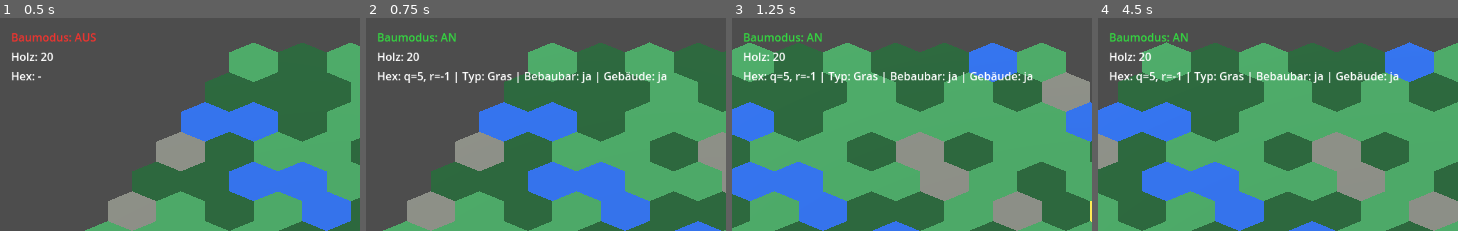
Above: before the commit, frames 1-4 (left to right).
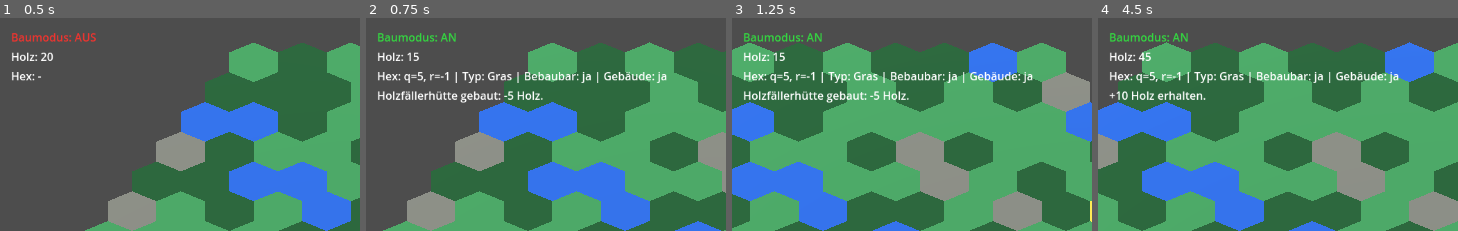
Above: after the commit, the same moments.

Repository: Ranu4922/CodexGame
Game: Godot game, scene res://scenes/Main.tscn
Same seed, same stepped clock (60 frames per second), same inputs: the game is played once before the commit and once after it.
Inputs (mouse positions are % of the whole screen's width and height, from its top left):
- Up to frame 1 (0.5 s): no input
- Up to frame 2 (0.75 s): tap Enter at 0.5 s; move the mouse to (80, 47) at 0.52 s; hold D from 0.53 s (still down); tap B at 0.6 s; click (80, 47) at 0.67 s
- Up to frame 3 (1.25 s): keep holding D
- Up to frame 4 (4.5 s): move the mouse to (33, 58) at 1.27 s; release D at 1.28 s; hold S 1.28-2.03 s; tap R at 1.35, 2.85, 4.35 s; move the mouse to (66, 29) at 2.02 s; hold D 2.03-2.78 s; tap B at 2.1, 3.6 s; move the mouse to (50, 74) at 2.77 s; hold W 2.78-3.53 s; click (50, 74) at 2.92 s; move the mouse to (89, 68) at 3.52 s; hold A from 3.53 s (still down); move the mouse to (22, 37) at 4.27 s
The pictures show only the part of the screen within x 0-50%, y 0-50%; the shares and areas given below are measured in that part.

Frame 1 is identical in both runs. In frame 2, 1.1% of the frame differs, in the area x 3-50%, y 15-40%; in frame 3, 1.1%; in frame 4, 0.7%.

Commit message:
Connect resource HUD

Diff:
--- a/scripts/game_world.gd
+++ b/scripts/game_world.gd
@@ -2,13 +2,18 @@
 
 @onready var hex_grid: Node3D = $HexGrid
 @onready var build_mode_label: Label = $CanvasLayer/BuildModeLabel
+@onready var resource_label: Label = $CanvasLayer/ResourceLabel
 @onready var coordinate_label: Label = $CanvasLayer/CoordinateLabel
+@onready var message_label: Label = $CanvasLayer/MessageLabel
 
 
 func _ready() -> void:
 	hex_grid.hex_selected.connect(_on_hex_selected)
 	hex_grid.build_mode_changed.connect(_on_build_mode_changed)
+	hex_grid.wood_changed.connect(_on_wood_changed)
+	hex_grid.message_changed.connect(_on_message_changed)
 	_on_build_mode_changed(false)
+	_on_wood_changed(hex_grid.wood)
 
 
 func _on_hex_selected(q: int, r: int, tile_type: String, buildable: bool, has_building: bool) -> void:
@@ -29,3 +34,11 @@
 		"font_color",
 		Color(0.20, 0.85, 0.25) if enabled else Color(0.95, 0.20, 0.18)
 	)
+
+
+func _on_wood_changed(amount: int) -> void:
+	resource_label.text = "Holz: %d" % amount
+
+
+func _on_message_changed(text: String) -> void:
+	message_label.text = text
